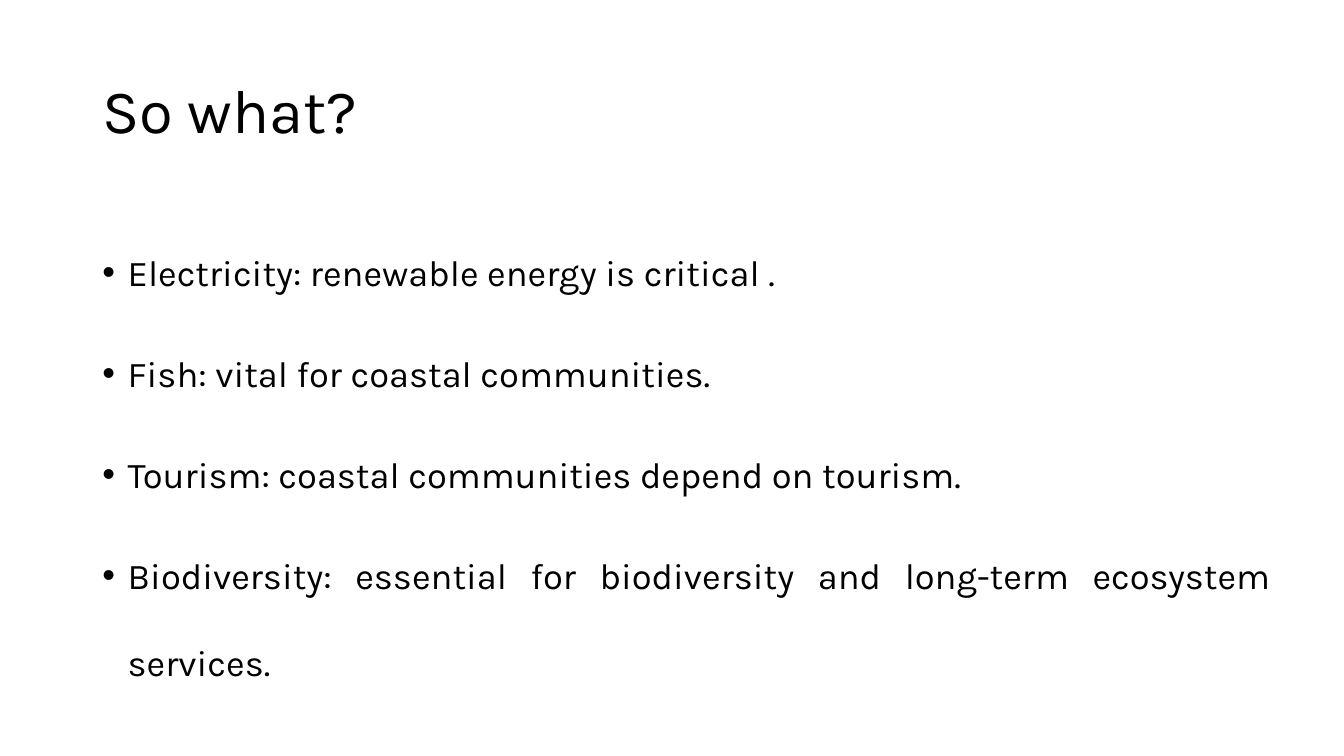
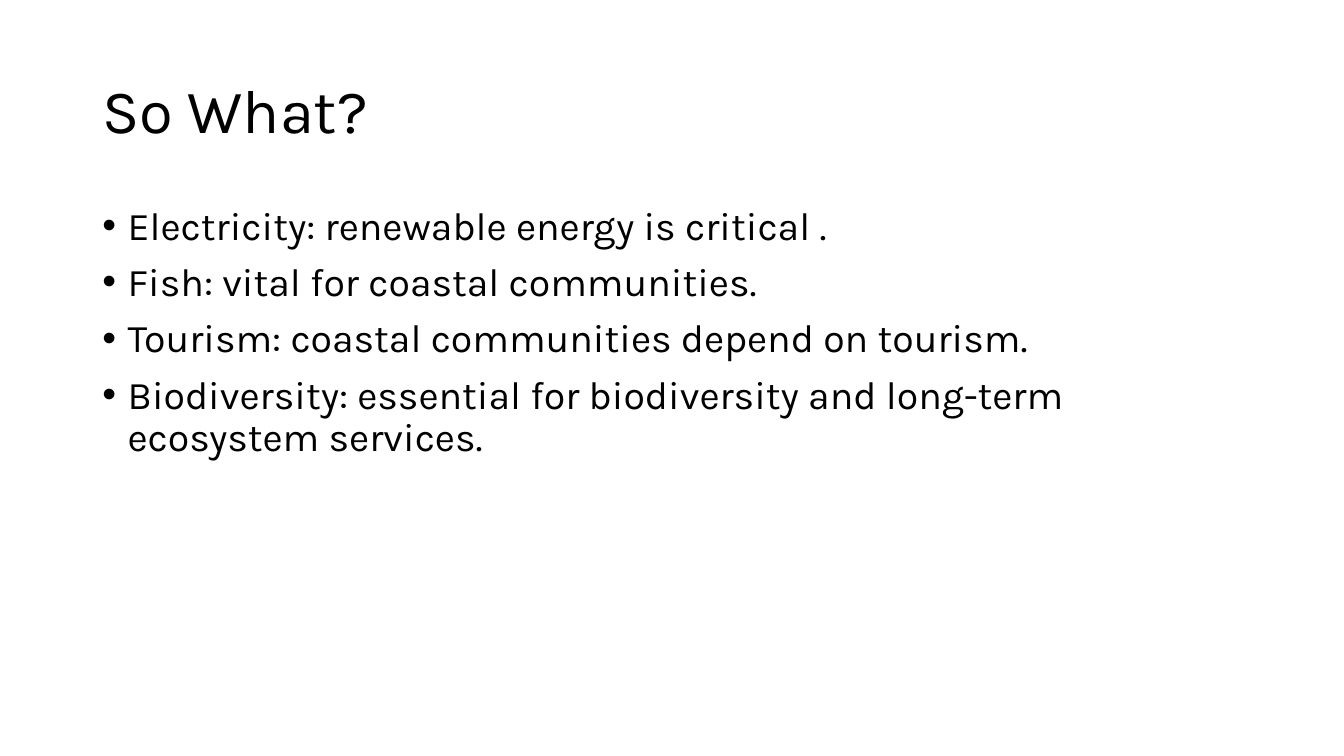
Before and after one commit to Duc1e/Wind-Turbine-Project-GEOG563, a slide deck: slide 4 of Documents/May Presentation.pptx. Drawn at 1344x756 pixels with LibreOffice and Linux fonts; fonts in the diff are those of the drawing. Boxes give left, top, right and bottom in pixels: in the first picture for what was removed or moved away, otherwise in the second. Text is boxed around its words. In the diff, an @@ line names an element or a change of style, - is before the commit and + after.

Commit message:
Formatting cleanup on presentation

```diff
--- a/Documents/May Presentation.pptx
+++ b/Documents/May Presentation.pptx
@@ title at <box>102,91,368,134</box>: text changed @@
-So what?
+So What?
@@ text "Electricity: renewable energy is critical ..." at <box>128,213,1063,461</box>: size 25.9 to 28 pt; alignment justified to left; line spacing 2 to 0.9 @@
```
Also in this commit, not shown: 2 other slides changed.
